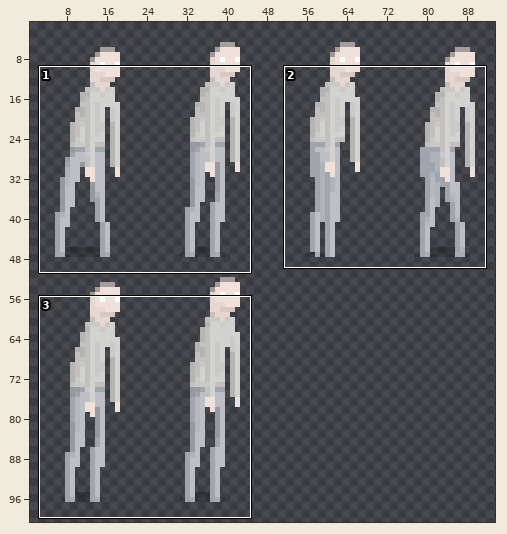
Sprite sheet -- assets/patient1.png. Above: a wide view before the commit, with the close-up outlined.
Close-up. First the earlier version:
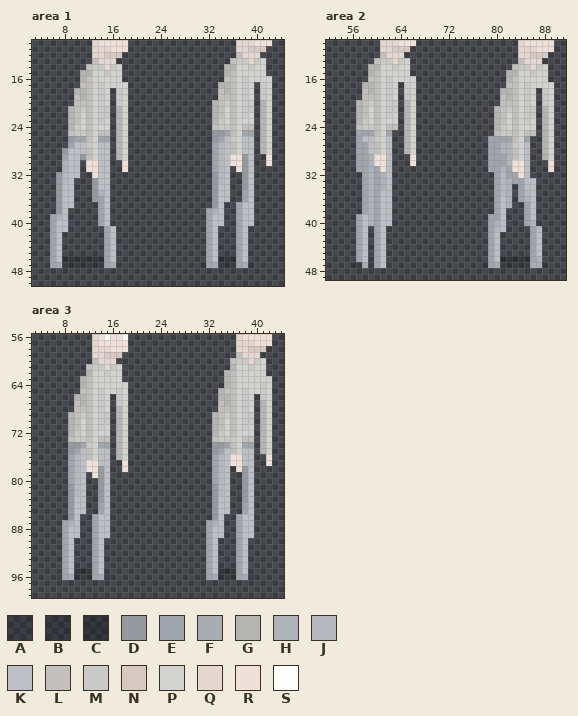
The file is 96x147 pixels. Pixels under 10% opacity are left out. Colours within 5 levels of each other are drawn and written as one. Shown: area 1: x 3..44, y 10..50; area 2: x 52..91, y 10..49; area 3: x 3..44, y 56..99. The wide view leaves out empty margins.
Palette (. is transparent): A #00000023  B #0000002f  C #00000041  D #959aa1  E #a0a4ac  F #a8acb3  G #b4b5b1  H #aeb2b9  J #b5b9bf  K #bcbfc5  L #c3bfbf  M #c9cac7  N #d7c8c1  P #d2d3d0  Q #e5d6cf  R #efe0da  S #fdfdfb
After:
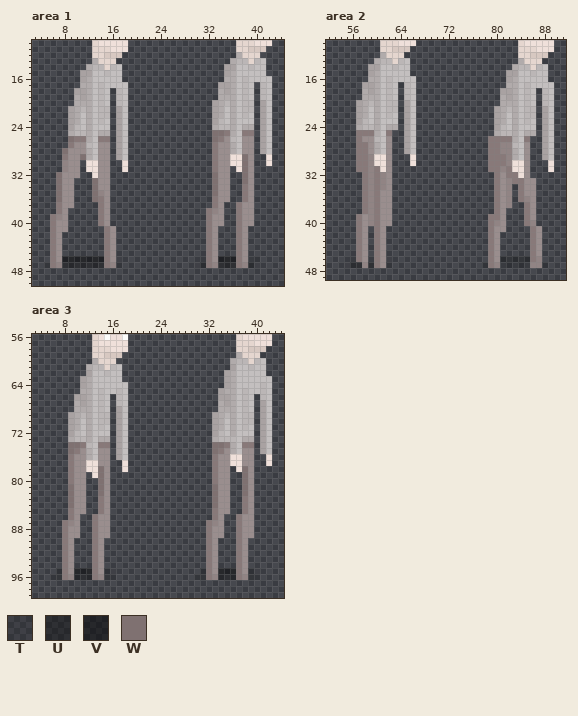
Colours new in this view: T #0000001b  U #00000055  V #00000071  W #7f7171
The commit says: adjust patient1 sheet and adds rich patient4
The edit:
Colour E changes from #a0a4ac to #887979.
Colour G changes from #b4b5b1 to #a9a2a2.
Colour H changes from #aeb2b9 to #918484.
Colour K changes from #bcbfc5 to #9a8e8e.
Colour L changes from #c3bfbf to #b1abab.
Colour M changes from #c9cac7 to #bbb6b6.
Colour P changes from #d2d3d0 to #c3bfbf.
Area 1:
Colour B now appears in row 46 at x 31 and 39.
The author changed colour A to colour C in row 47 at x 31 and 39.
The author changed colour D to colour E in row 34 at x 38; in row 36 at x 33; in row 37 at x 7 and 33; in row 38 at x 7.
The author changed colour F to colour H in row 47 at x 7, 16, 33 and 38.
The author changed colour J to colour K in rows 27 to 31 at x 34; in rows 32 to 33 at x 8 and 34.
Colour T now appears in row 46 at x 17 and 40; in row 47 at x 5, 17, 30 and 40.
The author changed colour B to colour U in row 47 at x 8 to 14 and 34 to 36.
The author changed colour C to colour V in row 46 at x 8 to 14 and 34 to 36.
The author changed colour D to colour W in row 25 at x 33 to 34; in row 26 at x 9 and 33; in row 28 at x 8; in row 29 at x 11 and 38; in rows 30 to 31 at x 38; in row 32 at x 7, 33 and 38.
The author changed colour D to colour W in row 33 at x 7, 13, 33 and 38; in rows 34 to 35 at x 7, 13 and 33; in row 36 at x 7 and 13.
Area 2:
Colour B now appears in row 46 at x 56.
The author changed colour A to colour C in row 47 at x 56.
The author changed colour F to colour H in row 47 at x 58, 80 and 86 to 87.
The author changed colour J to colour K in rows 32 to 34 at x 81; in row 35 at x 81 and 85; in row 41 at x 80 and 87.
Colour T now appears in row 46 at x 62; in row 47 at x 55 and 62.
The author changed colour B to colour U in row 47 at x 57 and 59.
Area 3:
Colour B now appears in row 95 at x 7, 15, 31 and 39.
The author changed colour A to colour C in row 96 at x 7, 15, 31 and 39.
The author changed colour D to colour E in row 83 at x 14 and 38; in rows 85 to 86 at x 9 and 33.
The author changed colour F to colour H in row 96 at x 9, 14, 33 and 38.
The author changed colour J to colour K in rows 76 to 82 at x 10 and 34.
Colour T now appears in row 95 at x 16 and 40; in row 96 at x 6, 16, 30 and 40.
The author changed colour B to colour U in row 96 at x 10 to 12 and 34 to 36.
The author changed colour C to colour V in row 95 at x 10 to 12 and 34 to 36.
The author changed colour D to colour W in row 74 at x 9 to 10 and 33 to 34; in row 75 at x 9 and 33; in rows 78 to 80 at x 14 and 38; in rows 81 to 82 at x 9, 14, 33 and 38; in rows 83 to 84 at x 9 and 33.
Pixel boxes of the changes (left, top, right, bottom) in both close-ups:
changed: (194, 52, 272, 268)
changed: (44, 58, 128, 268)
changed: (344, 52, 416, 268)
changed: (488, 58, 554, 268)
changed: (194, 352, 272, 580)
changed: (50, 358, 128, 580)
